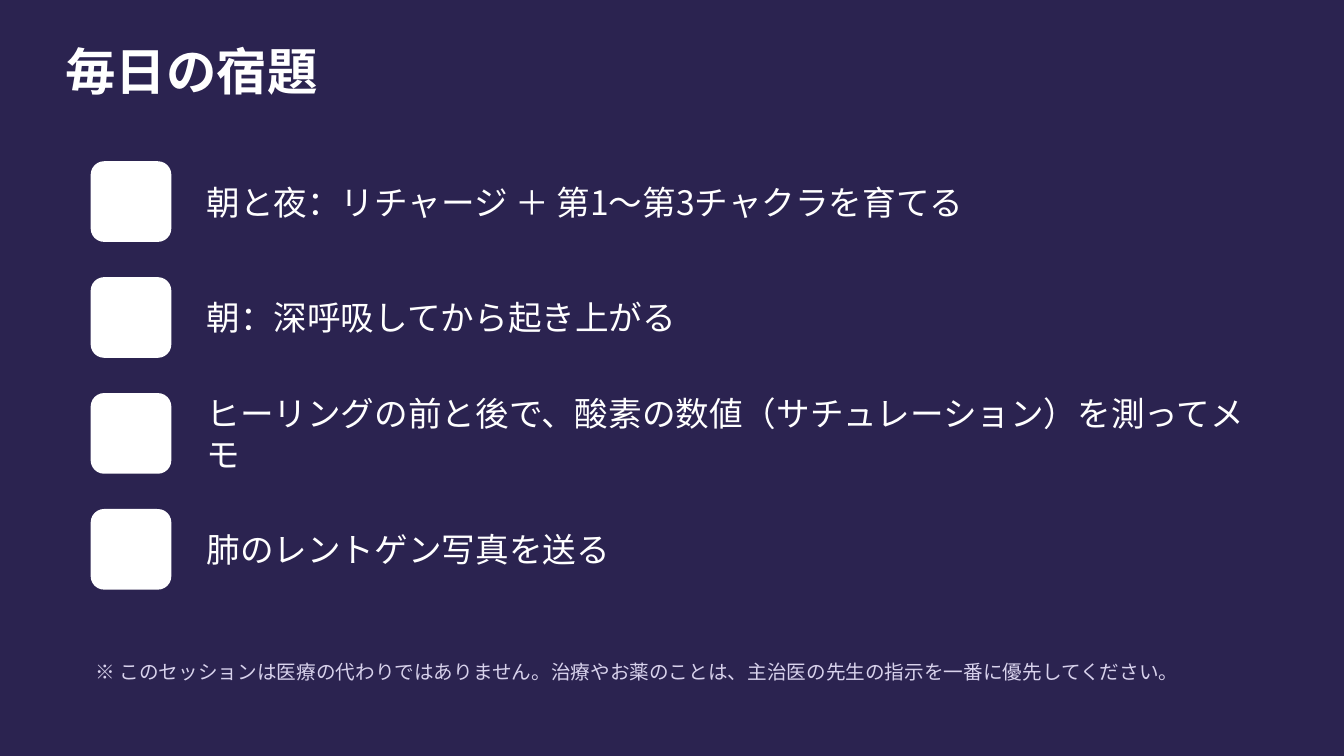
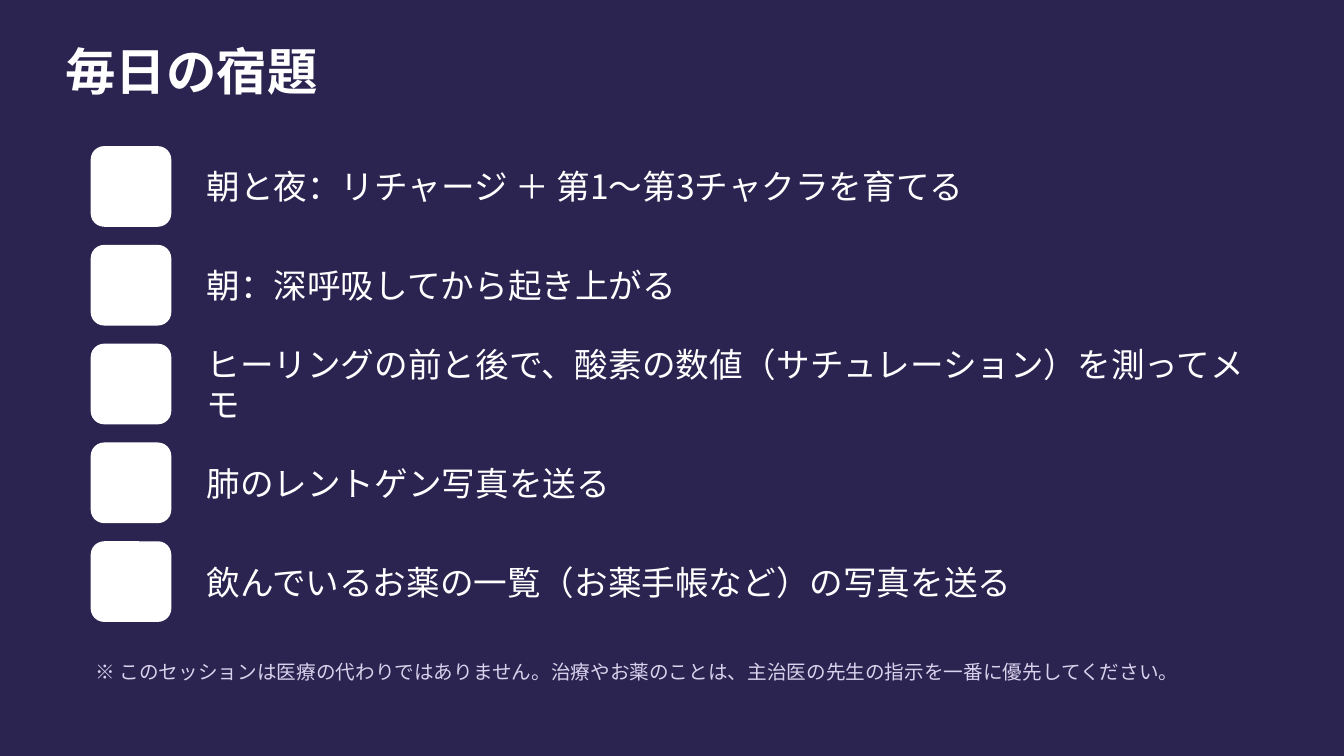
Before and after one commit to y-takahashi-cmd/MyBrain, a slide deck: slide 12 of 20_Projects/海音_心体の調律/タマラ/川越さん/20261014_セッション資料_エネルギーとチャクラ.pptx. Drawn at 1344x756 pixels with LibreOffice and Linux fonts; fonts in the diff are those of the drawing. Boxes give left, top, right and bottom in pixels: in the first picture for what was removed or moved away, otherwise in the second. Text is boxed around its words. In the diff, an @@ line names an element or a change of style, - is before the commit and + after.

```diff
--- a/20_Projects/海音_心体の調律/タマラ/川越さん/20261014_セッション資料_エネルギーとチャクラ.pptx
+++ b/20_Projects/海音_心体の調律/タマラ/川越さん/20261014_セッション資料_エネルギーとチャクラ.pptx
@@ rounded rectangle: place and size @@
-rounded rectangle at bbox=[91, 161, 171, 242]
+rounded rectangle at bbox=[91, 146, 171, 227]
@@ text "朝と夜：リチャージ ＋ 第1〜第3チャクラを育てる": place and size @@
-text "朝と夜：リチャージ ＋ 第1〜第3チャクラを育てる" at bbox=[207, 186, 964, 218]
+text "朝と夜：リチャージ ＋ 第1〜第3チャクラを育てる" at bbox=[207, 170, 964, 202]
@@ rounded rectangle: place and size @@
-rounded rectangle at bbox=[91, 277, 171, 358]
+rounded rectangle at bbox=[91, 245, 171, 326]
@@ text "朝：深呼吸してから起き上がる": place and size @@
-text "朝：深呼吸してから起き上がる" at bbox=[207, 301, 676, 333]
+text "朝：深呼吸してから起き上がる" at bbox=[207, 269, 676, 301]
@@ rounded rectangle: place and size @@
-rounded rectangle at bbox=[91, 393, 171, 474]
+rounded rectangle at bbox=[91, 344, 171, 424]
@@ text "ヒーリングの前と後で、酸素の数値（サチュレーション）を測ってメモ": place and size @@
-text "ヒーリングの前と後で、酸素の数値（サチュレーション）を測ってメモ" at bbox=[207, 397, 1244, 468]
+text "ヒーリングの前と後で、酸素の数値（サチュレーション）を測ってメモ" at bbox=[207, 348, 1244, 418]
@@ rounded rectangle added at bbox=[91, 443, 171, 523], fill #FFFFFF @@
@@ text "肺のレントゲン写真を送る": place and size @@
-text "肺のレントゲン写真を送る" at bbox=[207, 533, 610, 565]
+text "肺のレントゲン写真を送る" at bbox=[207, 467, 610, 499]
@@ rounded rectangle: place and size @@
-rounded rectangle at bbox=[91, 509, 171, 590]
+rounded rectangle at bbox=[91, 541, 171, 622]
@@ text added at bbox=[207, 566, 1012, 598], 24 pt, text #FFFFFF @@
+飲んでいるお薬の一覧（お薬手帳など）の写真を送る
```
Also in this commit, not shown: 2 other files.
